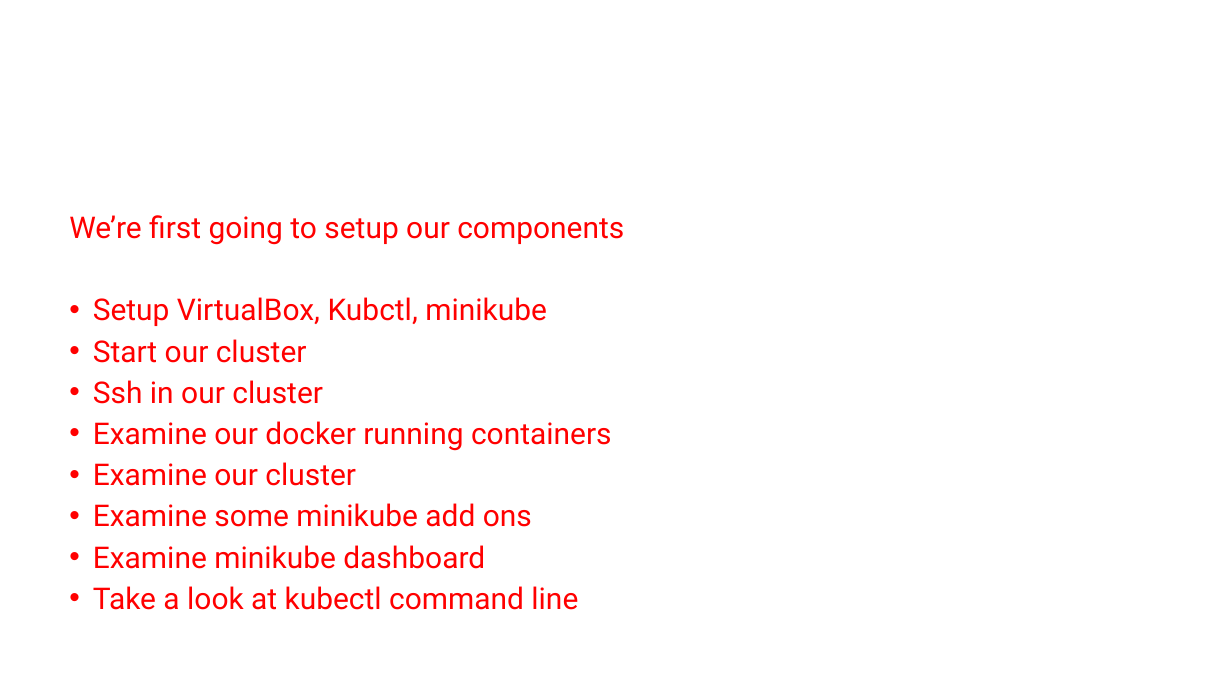
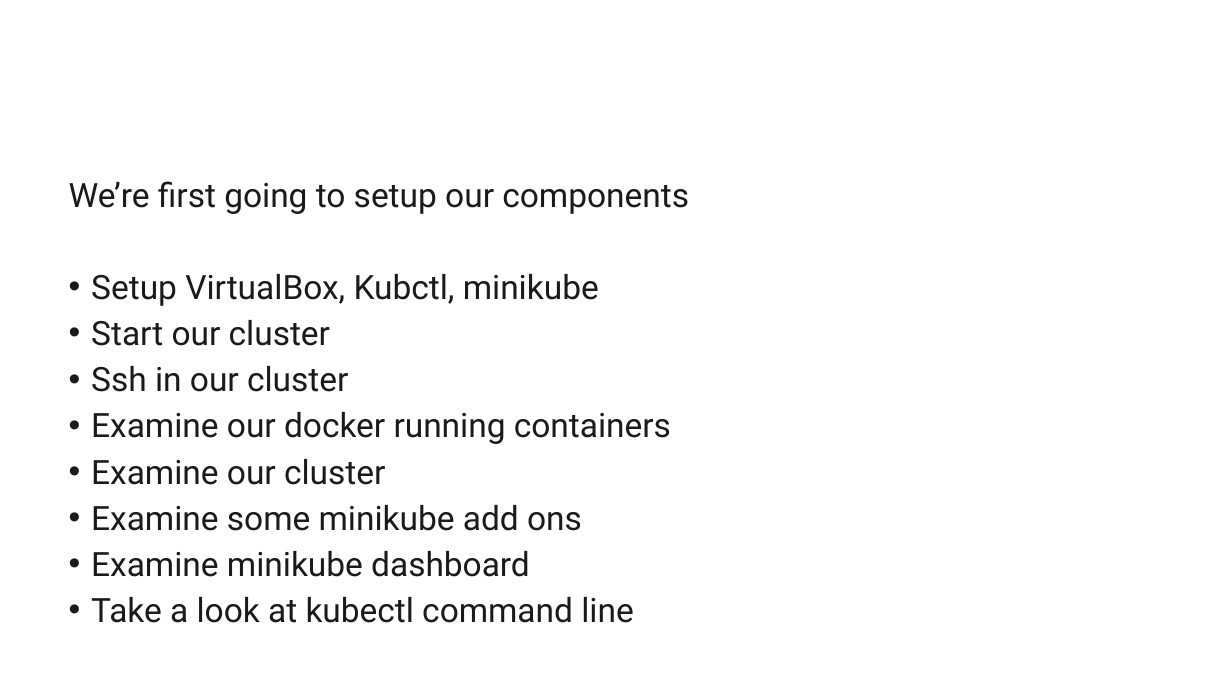
Before and after one commit to AutomatedIT/presentations, a slide deck: slide 12 of KubernetesMinikubeHelm_1.pptx. Drawn at 1232x693 pixels with LibreOffice and Linux fonts; fonts in the diff are those of the drawing; background and template pictures are left out. Boxes give left, top, right and bottom in pixels: in the first picture for what was removed or moved away, otherwise in the second. Text is boxed around its words. In the diff, an @@ line names an element or a change of style, - is before the commit and + after.

```diff
--- a/KubernetesMinikubeHelm_1.pptx
+++ b/KubernetesMinikubeHelm_1.pptx
@@ text "We’re first going to setup ..." at box(69, 181, 689, 623): size 17.5 to 19.5 pt, text colour #FF0000 to #1A1A1A; indent changed @@
```
Also in this commit, not shown: 7 other slides changed, 1 slide added, 1 slide removed, 1 other file.
